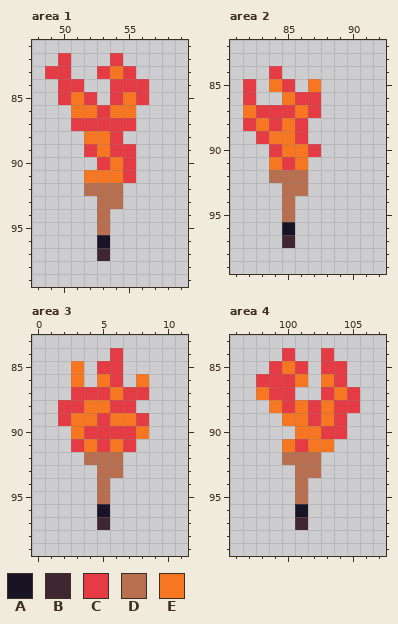
File history of a pixel-art file, Sprites/MC/grasslands.aseprite. The first picture shows the starting point.
600x600 pixels, 1 frame. Colours within 5 levels of each other are drawn and written as one. Shown: area 1: x 48..59, y 81..99; area 2: x 81..92, y 82..99; area 3: x 0..11, y 83..99; area 4: x 96..107, y 83..99. The commit also changed other parts of the picture, which this record leaves out.
Palette (. is transparent): A #181425  B #3e2731  C #e43b44  D #b86f50  E #f77622
The result:
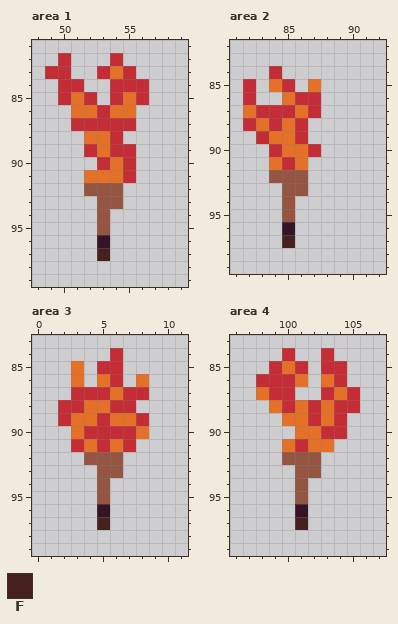
Colours new in this view: F #46211f
The exact change:
@@ palette @@
-A #181425
+A #351428
-C #e43b44
+C #c42c36
-D #b86f50
+D #945542
-E #f77622
+E #e57028
--- area 1, layer "grasslands"
@@ x 51..55 @@
  96 ..A..
- 97 ..B..
+ 97 ..F..
  98 .....
--- area 2, layer "grasslands"
@@ x 83..87 @@
  96 ..A..
- 97 ..B..
+ 97 ..F..
  98 .....
--- area 3, layer "grasslands"
@@ x 3..7 @@
  96 ..A..
- 97 ..B..
+ 97 ..F..
  98 .....
--- area 4, layer "grasslands"
@@ x 99..103 @@
  96 ..A..
- 97 ..B..
+ 97 ..F..
  98 .....
